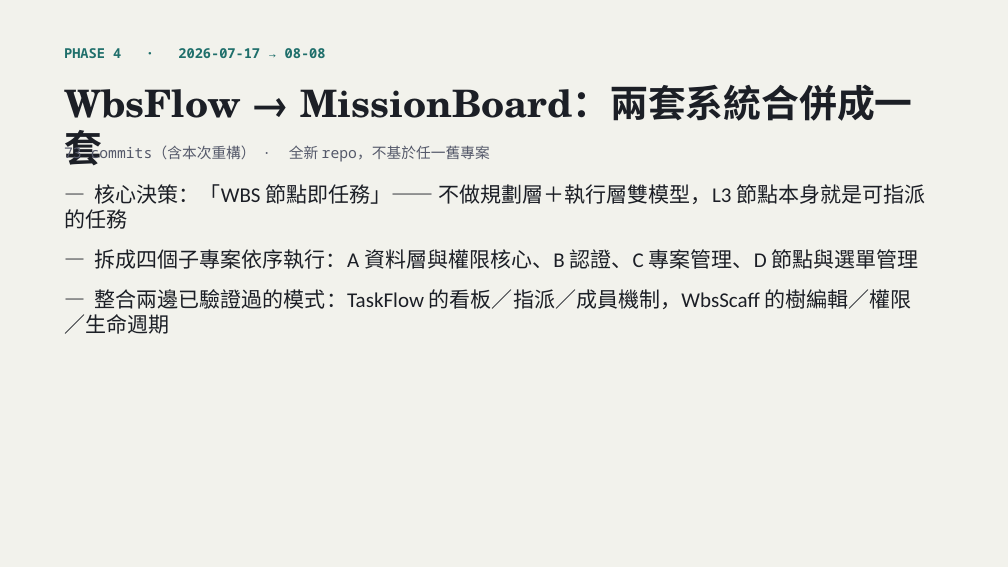
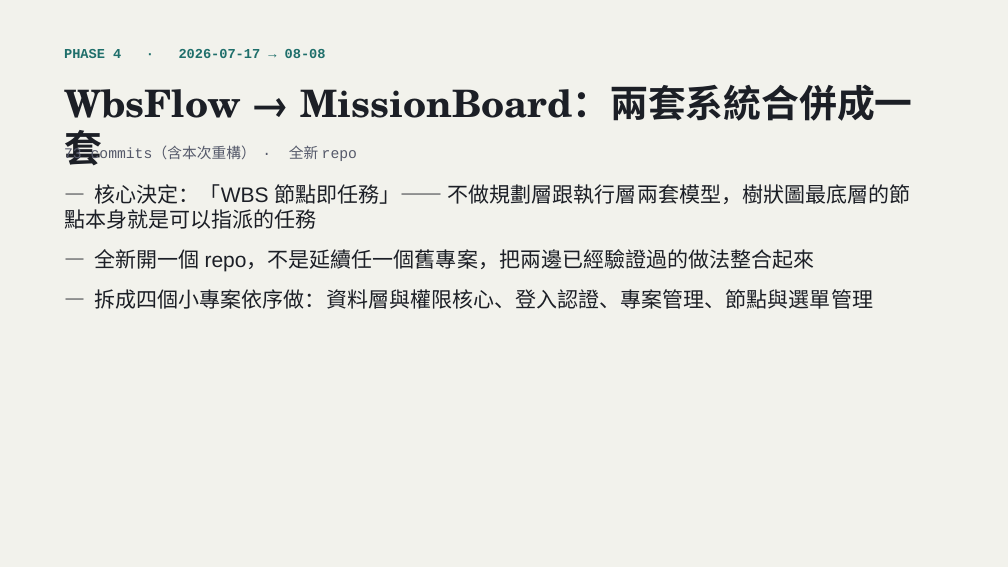
Before and after one commit to LinGaOscar/Spring-MissionBoard, a slide deck: slide 13 of docs/從HTML到SaaS_AI開發技巧回顧.pptx (slide 9 before the commit). Drawn at 1008x567 pixels with LibreOffice and Linux fonts; fonts in the diff are those of the drawing. Boxes give left, top, right and bottom in pixels: in the first picture for what was removed or moved away, otherwise in the second. Text is boxed around its words. In the diff, an @@ line names an element or a change of style, - is before the commit and + after.

```diff
--- a/docs/從HTML到SaaS_AI開發技巧回顧.pptx
+++ b/docs/從HTML到SaaS_AI開發技巧回顧.pptx
@@ text "PHASE 4 · 2026-07-17 → ..." at [64,49,326,58]: font Noto Sans Mono to Courier New @@
@@ text at [64,145,357,163]: text changed; font Noto Sans Mono to Courier New @@
-73 commits（含本次重構） · 全新 repo，不基於任一舊專案
+73 commits（含本次重構） · 全新 repo
@@ text at [64,184,911,309]: text changed; font Calibri to Arial @@
-— 核心決策：「WBS 節點即任務」—— 不做規劃層＋執行層雙模型，L3 節點本身就是可指派的任務
-— 拆成四個子專案依序執行：A 資料層與權限核心、B 認證、C 專案管理、D 節點與選單管理
-— 整合兩邊已驗證過的模式：TaskFlow 的看板／指派／成員機制，WbsScaff 的樹編輯／權限／生命週期
+— 核心決定：「WBS 節點即任務」—— 不做規劃層跟執行層兩套模型，樹狀圖最底層的節點本身就是可以指派的任務
+— 全新開一個 repo，不是延續任一個舊專案，把兩邊已經驗證過的做法整合起來
+— 拆成四個小專案依序做：資料層與權限核心、登入認證、專案管理、節點與選單管理
```
Also in this commit, not shown: 17 other slides changed, 10 slides added.
